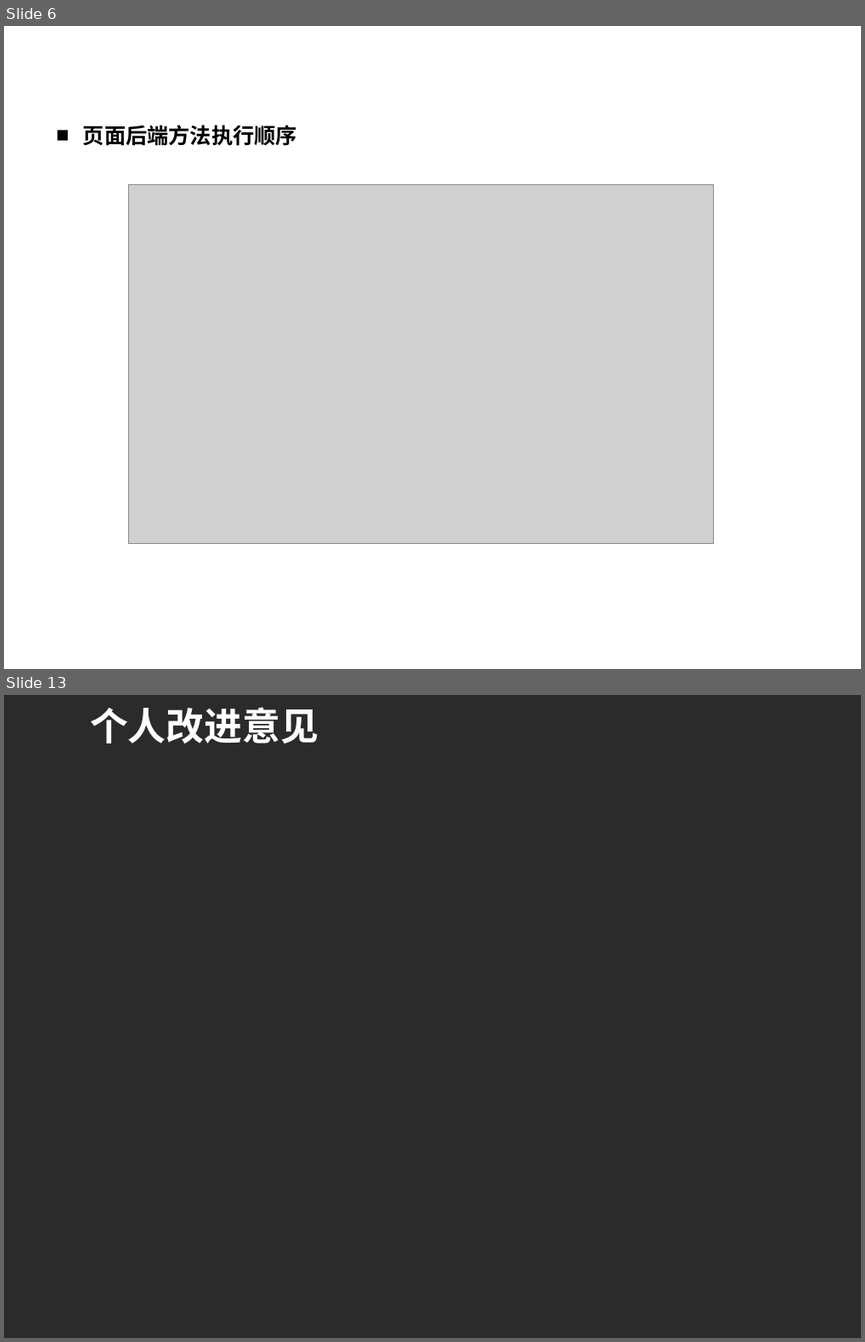
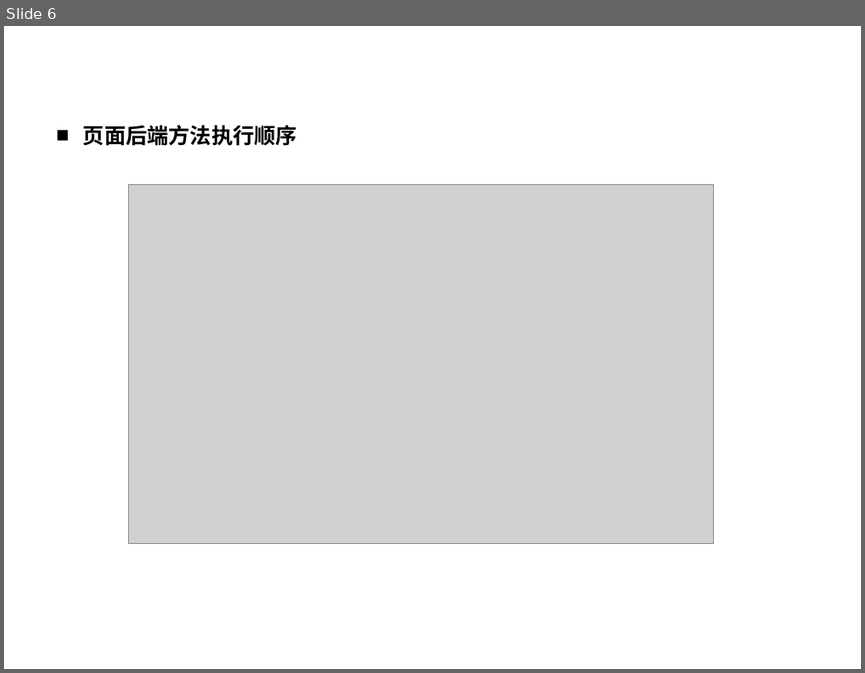
Before and after one commit to cwzyj157/Document, a slide deck: 技术分享/讲解AppForm.pptx. Shown one above the other, each under a label of ours: slides 6 and 13 before the commit, slide 6 after it; the slides between them are not shown. The pictures are 865x1342 and 865x673 pixels, drawn with LibreOffice and Linux fonts; fonts in the diff are those of the drawing; grey boxes stand for pictures; background and template pictures are left out; a plain dark background stands for a picture behind light text. Boxes give left, top, right and bottom in pixels: in the first picture for what was removed or moved away, otherwise in the second. Text is boxed around its words. In the diff, an @@ line names an element or a change of style, - is before the commit and + after.

```diff
--- a/技术分享/讲解AppForm.pptx
+++ b/技术分享/讲解AppForm.pptx
@@ slide 13 removed at <box>4,695,861,1338</box>, background picture (left out) @@
@@ text removed at <box>90,707,318,743</box> @@
-个人改进意见
```
Also in this commit, not shown: 10 slides changed, 9 slides added, 2 other files.
